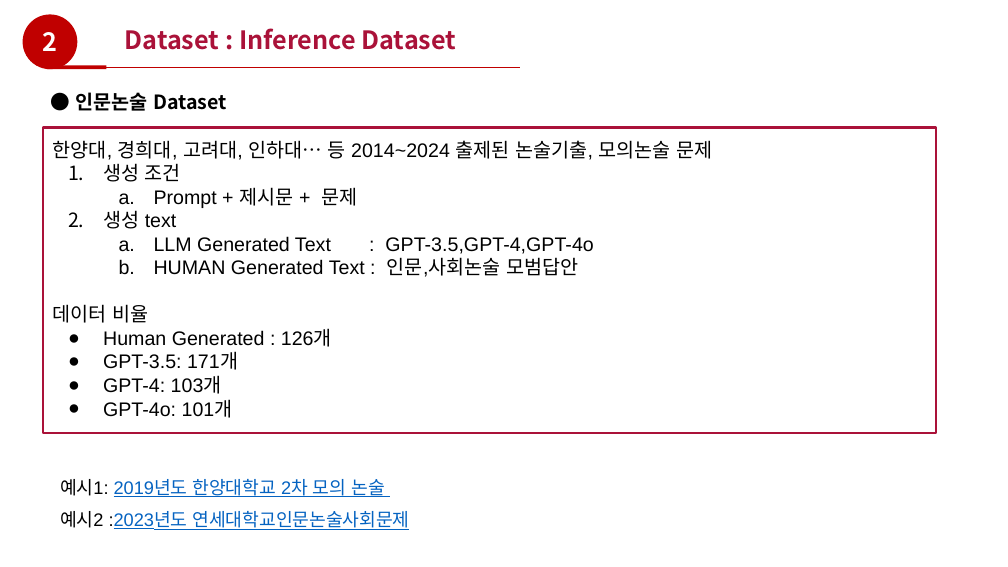
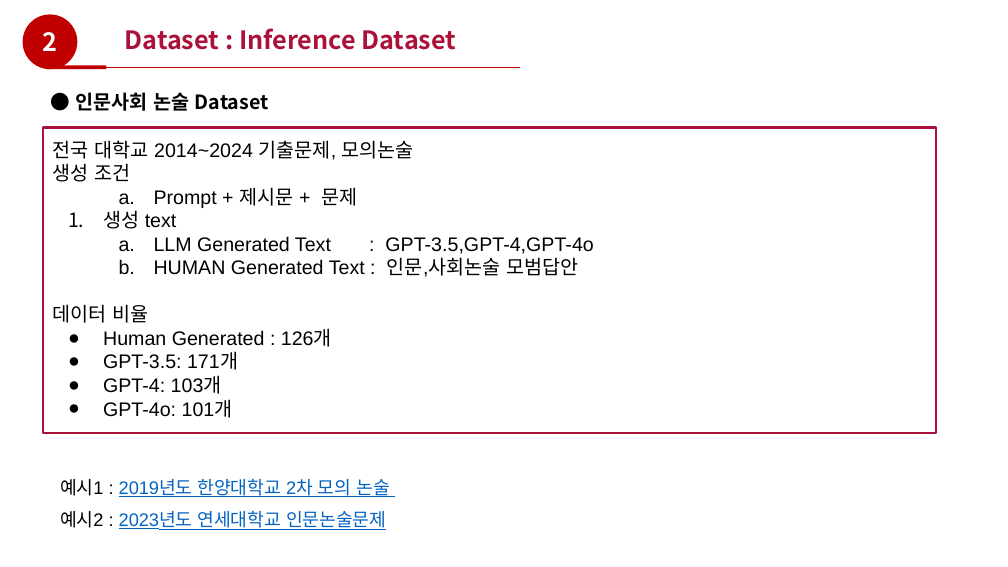
Before and after one commit to aza1200/Korean_LLM_Detection, a slide deck: slide 5 of presentation.pptx. Drawn at 1008x567 pixels with LibreOffice and Linux fonts; fonts in the diff are those of the drawing. Boxes give left, top, right and bottom in pixels: in the first picture for what was removed or moved away, otherwise in the second. Text is boxed around its words. In the diff, an @@ line names an element or a change of style, - is before the commit and + after.

```diff
--- a/presentation.pptx
+++ b/presentation.pptx
@@ text at <box>75,92,269,111</box>: text changed @@
-● 인문논술 Dataset
+● 인문사회 논술 Dataset
@@ text in rectangle at <box>53,140,414,160</box>: text changed @@
-한양대, 경희대, 고려대, 인하대… 등 2014~2024 출제된 논술기출, 모의논술 문제
+전국 대학교 2014~2024 기출문제, 모의논술
@@ text in rectangle at <box>53,163,130,182</box>: bullet 1. to none @@
@@ text at <box>60,479,389,530</box>: text changed @@
-예시1: 2019년도 한양대학교 2차 모의 논술
-예시2 :2023년도 연세대학교인문논술사회문제
+예시1 : 2019년도 한양대학교 2차 모의 논술
+예시2 : 2023년도 연세대학교 인문논술문제
```
Also in this commit, not shown: 1 other file.
